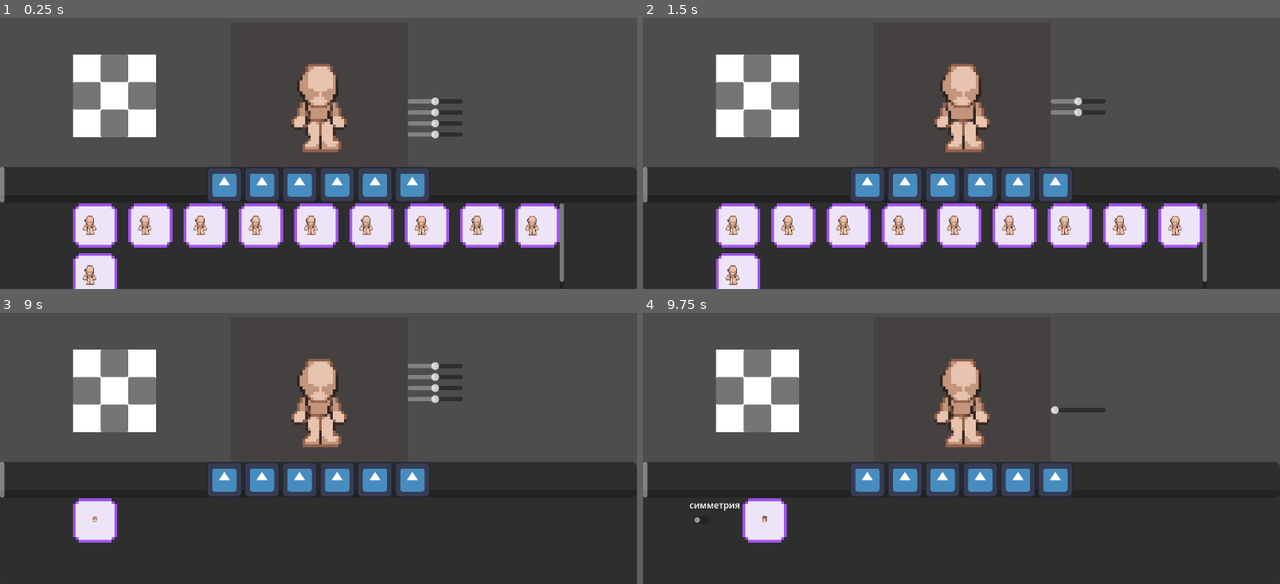
Above: before the commit, frames 1-4 (two rows, left to right).
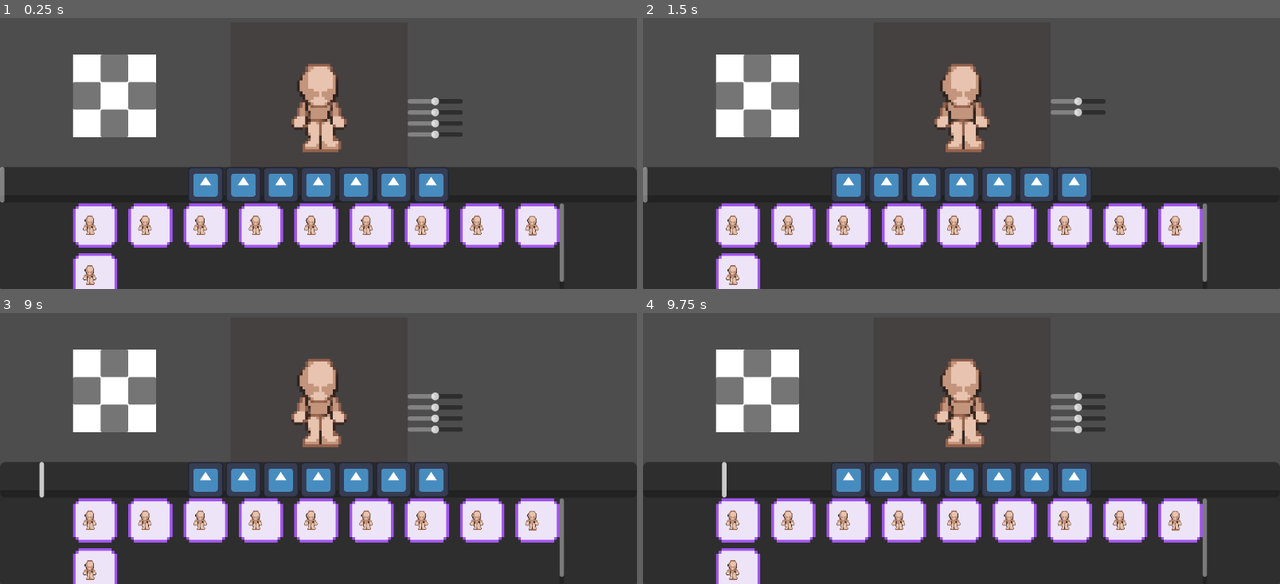
Above: after the commit, the same moments.

Repository: p1petto/CharacterMakerNew
Game: Godot game, scene res://Scenes/maker.tscn
The game is run twice, just before and just after one commit, with the same random seed, the same clock (stepped at 60 frames per second) and the same inputs. The engine's default icon, where the game draws it, is replaced by a stand-in: a white triangle on a blue panel in a dark square.
Inputs (mouse positions are in pixels of both pictures, inside the frame that each line leads up to; where the layout moved, square brackets give the same spot in the first picture):
- Up to frame 1 (0.25 s): no input
- Up to frame 2 (1.5 s): click (738, 226) at 0.5 s; click (795, 226) at 1.27 s
- Up to frame 3 (9 s): click (203, 521) at 2.02 s; click (261, 521) at 2.77 s; click (318, 521) at 3.52 s; click (369, 521) at 4.27 s; click (426, 521) at 5.02 s; click (484, 521) at 5.77 s; click (535, 521) at 6.52 s; click (95, 570) at 7.27 s; click (203, 481) [222, 481] at 8 s; click (261, 481) at 8.77 s
- Up to frame 4 (9.75 s): click (942, 481) at 9.52 s

The runs differ from the first frame. In frame 1, 3.2% of the frame differs, in the area x 29-71%, y 55-68%; in frame 2, 3.2%; in frame 3, 14%; in frame 4, 15%, in the area x 0-89%, y 29-100%.

Commit message:
added: класс статических элементов, ресурсы левого глаза

Diff:
--- /dev/null
+++ b/Resources/CatalogItems/StaticElement/Eyes/Eye1/LeftEye/LeftEye.tres
@@ -0,0 +1,12 @@
+[gd_resource type="Resource" script_class="CatalogItem" load_steps=4 format=3 uid="uid://danlbkb3wqnt4"]
+
+[ext_resource type="Texture2D" uid="uid://3yagfiq0l2yf" path="res://icon.svg" id="1_kllln"]
+[ext_resource type="Script" path="res://Scripts/CatalogItemResource.gd" id="2_xclsq"]
+[ext_resource type="Resource" uid="uid://blcgf03xh26n5" path="res://Resources/StaticElements/Eye/Eye1/L/EyeLeft.tres" id="3_j8ouh"]
+
+[resource]
+script = ExtResource("2_xclsq")
+item_type = "Static"
+item_class = "LeftEye"
+icon = ExtResource("1_kllln")
+static_element = ExtResource("3_j8ouh")
--- /dev/null
+++ b/Resources/StaticElements/Eye/Eye1/L/EyeLeft.tres
@@ -0,0 +1,9 @@
+[gd_resource type="Resource" script_class="Static" load_steps=3 format=3 uid="uid://blcgf03xh26n5"]
+
+[ext_resource type="Script" path="res://Scripts/StaticElements/resource_static_element.gd" id="1_do3tn"]
+[ext_resource type="SpriteFrames" uid="uid://b35bk7grov6h2" path="res://Resources/StaticElements/Eye/Eye1/L/eye-l-sprites.tres" id="2_348bp"]
+
+[resource]
+script = ExtResource("1_do3tn")
+sprite_frames = ExtResource("2_348bp")
+position = Vector2(8, 18)
--- /dev/null
+++ b/Resources/StaticElements/Eye/Eye1/L/eye-l-sprites.tres
@@ -0,0 +1,40 @@
+[gd_resource type="SpriteFrames" load_steps=4 format=3 uid="uid://b35bk7grov6h2"]
+
+[ext_resource type="Texture2D" uid="uid://djyptp4jwgwx3" path="res://Assets/Character/eye/eye1/eye-l.png" id="1_qqj75"]
+
+[sub_resource type="AtlasTexture" id="AtlasTexture_bliuy"]
+atlas = ExtResource("1_qqj75")
+region = Rect2(0, 0, 64, 64)
+
+[sub_resource type="AtlasTexture" id="AtlasTexture_nnwq8"]
+atlas = ExtResource("1_qqj75")
+region = Rect2(64, 0, 64, 64)
+
+[resource]
+animations = [{
+"frames": [{
+"duration": 1.0,
+"texture": SubResource("AtlasTexture_bliuy")
+}],
+"loop": true,
+"name": &"down",
+"speed": 5.0
+}, {
+"frames": [],
+"loop": true,
+"name": &"left",
+"speed": 5.0
+}, {
+"frames": [{
+"duration": 1.0,
+"texture": SubResource("AtlasTexture_nnwq8")
+}],
+"loop": true,
+"name": &"right",
+"speed": 5.0
+}, {
+"frames": [],
+"loop": true,
+"name": &"top",
+"speed": 5.0
+}]
--- a/Scenes/dynamic_part.tscn
+++ b/Scenes/dynamic_part.tscn
@@ -2,9 +2,9 @@
 
 [ext_resource type="Script" path="res://Scripts/DynamicParts/dynamic_part.gd" id="1_aptrw"]
 [ext_resource type="Texture2D" uid="uid://b6c2oobtn80w5" path="res://idle-Sheet2.png" id="3_8aldy"]
-[ext_resource type="Texture2D" uid="uid://dsh028d68m4ro" path="res://idle-Sheet.png" id="3_vgywu"]
-[ext_resource type="Texture2D" uid="uid://cb1ok3a4dk8sk" path="res://head-h.png" id="4_wdten"]
-[ext_resource type="Texture2D" uid="uid://cc8lexyxixuw0" path="res://body-h.png" id="5_d4al8"]
+[ext_resource type="PackedScene" uid="uid://dk0sxl57r3nwg" path="res://Scenes/static_element.tscn" id="3_xbddw"]
+[ext_resource type="Script" path="res://Scripts/StaticElements/static_element.gd" id="4_drul7"]
+[ext_resource type="Resource" uid="uid://blcgf03xh26n5" path="res://Resources/StaticElements/Eye/Eye1/L/EyeLeft.tres" id="5_xslqk"]
 
 [sub_resource type="Gradient" id="Gradient_1pucr"]
 interpolation_mode = 2
@@ -22,8 +22,8 @@
 
 [node name="testpolugonhead" type="Polygon2D" parent="."]
 visible = false
-modulate = Color(0.768627, 0.588235, 0.490196, 1)
 clip_children = 2
+color = Color(0.842476, 0.61486, 0.519784, 1)
 polygon = PackedVector2Array(7, 0, 3, 1, 0, 6, 0, 10, 2, 13, 5, 16, 7, 16, 9, 16, 12, 13, 14, 10, 14, 6, 11, 1)
 
 [node name="testpolugonhead2" type="Polygon2D" parent="."]
@@ -75,24 +75,13 @@
 [node name="glare" type="Polygon2D" parent="Polygon2D"]
 color = Color(0.909804, 0.768627, 0.686275, 1)
 
-[node name="Idle-sheet" type="Sprite2D" parent="."]
+[node name="StaticElement" parent="Polygon2D" instance=ExtResource("3_xbddw")]
 visible = false
-texture_filter = 1
-position = Vector2(29, 19)
-texture = ExtResource("3_vgywu")
+script = ExtResource("4_drul7")
+static_resource = ExtResource("5_xslqk")
 
 [node name="Line2D" type="Line2D" parent="."]
 closed = true
 width = 1.0
 default_color = Color(0.215686, 0.156863, 0.133333, 1)
 gradient = SubResource("Gradient_1pucr")
-
-[node name="Head-h" type="Sprite2D" parent="."]
-visible = false
-position = Vector2(7, 20)
-texture = ExtResource("4_wdten")
-
-[node name="Body-h" type="Sprite2D" parent="."]
-visible = false
-position = Vector2(19, 20)
-texture = ExtResource("5_d4al8")
--- a/Scenes/maker.tscn
+++ b/Scenes/maker.tscn
@@ -14,9 +14,18 @@
 [ext_resource type="Resource" uid="uid://bcuftfs14fyvy" path="res://Resources/CatalogItems/ConditionallyDynamicPart/Arms/Right Arm/RightArm.tres" id="9_pxshc"]
 [ext_resource type="Resource" uid="uid://0xs0hm7qike0" path="res://Resources/CatalogItems/ConditionallyDynamicPart/Legs/Left Leg/LeftLeg.tres" id="10_1t4ok"]
 [ext_resource type="Resource" uid="uid://b121ijuxw03s3" path="res://Resources/CatalogItems/ConditionallyDynamicPart/Legs/Right Leg/RightLeg.tres" id="11_lknkn"]
+[ext_resource type="Texture2D" uid="uid://3yagfiq0l2yf" path="res://icon.svg" id="14_02jis"]
+[ext_resource type="Resource" uid="uid://blcgf03xh26n5" path="res://Resources/StaticElements/Eye/Eye1/L/EyeLeft.tres" id="15_w4y72"]
 
 [sub_resource type="ViewportTexture" id="ViewportTexture_1urqw"]
 viewport_path = NodePath("SubViewportContainer/SubViewport")
+
+[sub_resource type="Resource" id="Resource_vaaxp"]
+script = ExtResource("5_sbt4v")
+item_type = "Static"
+item_class = "LeftEye"
+icon = ExtResource("14_02jis")
+static_element = ExtResource("15_w4y72")
 
 [node name="Maker" type="Node2D"]
 texture_filter = 1
@@ -126,6 +135,11 @@
 catalog_items = Array[ExtResource("5_sbt4v")]([ExtResource("11_lknkn")])
 linked_symmetrical_element = NodePath("../LeftLeg")
 
+[node name="LeftEye" parent="UI/Catalog/CatalogContainer" instance=ExtResource("4_kavcm")]
+visible = false
+layout_mode = 2
+catalog_items = Array[ExtResource("5_sbt4v")]([SubResource("Resource_vaaxp")])
+
 [node name="ButtonsScrollContainer" type="HScrollBar" parent="UI/Catalog"]
 custom_minimum_size = Vector2(0, 64.295)
 layout_mode = 2
--- /dev/null
+++ b/Scenes/static_element.tscn
@@ -0,0 +1,7 @@
+[gd_scene load_steps=2 format=3 uid="uid://dk0sxl57r3nwg"]
+
+[ext_resource type="SpriteFrames" uid="uid://b35bk7grov6h2" path="res://Resources/StaticElements/Eye/Eye1/L/eye-l-sprites.tres" id="1_wgjfk"]
+
+[node name="StaticElement" type="AnimatedSprite2D"]
+sprite_frames = ExtResource("1_wgjfk")
+animation = &"down"
--- a/Scripts/CatalogItemResource.gd
+++ b/Scripts/CatalogItemResource.gd
@@ -5,12 +5,13 @@
 @export_enum("Dynamic", "Conditionally_dynamic", "Static")
 var item_type: String = "Static"
 
-@export_enum("Body", "Head", "LeftLeg", "RightLeg", "LeftArm", "RightArm")
+@export_enum("Body", "Head", "LeftLeg", "RightLeg", "LeftArm", "RightArm", "LeftEye", "RightEye")
 var item_class: String = "Body"
 
 @export var icon: CompressedTexture2D
 @export var dynamic_part: DynamicBodyPart
 @export var conditionally_dynamic_part: ConditionallyDynamic
+@export var static_element: Static
 
 # Called when the node enters the scene tree for the first time.
 func _ready() -> void:
--- /dev/null
+++ b/Scripts/StaticElements/resource_static_element.gd
@@ -0,0 +1,15 @@
+extends Resource
+
+class_name Static
+
+@export var sprite_frames: SpriteFrames
+@export var position: Vector2
+
+# Called when the node enters the scene tree for the first time.
+func _ready() -> void:
+	pass # Replace with function body.
+
+
+# Called every frame. 'delta' is the elapsed time since the previous frame.
+func _process(delta: float) -> void:
+	pass
--- /dev/null
+++ b/Scripts/StaticElements/static_element.gd
@@ -0,0 +1,11 @@
+extends AnimatedSprite2D
+
+@export var static_resource: Static
+# Called when the node enters the scene tree for the first time.
+func _ready() -> void:
+	sprite_frames = static_resource.sprite_frames
+	position = static_resource.position
+
+# Called every frame. 'delta' is the elapsed time since the previous frame.
+func _process(delta: float) -> void:
+	pass
Binary file added: Assets/Character/eye/eye1/eye-l.png
Not shown, added: Assets/Character/eye/eye1/eye-l.png.import
Not shown: 1 places in Scenes/maker.tscn that only renumber resources
